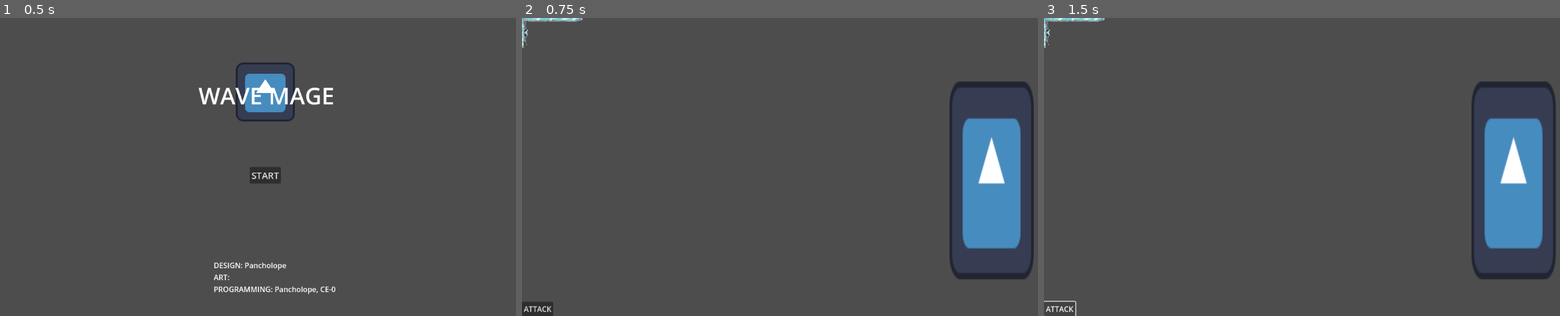
Above: before the commit, frames 1-3 (left to right).
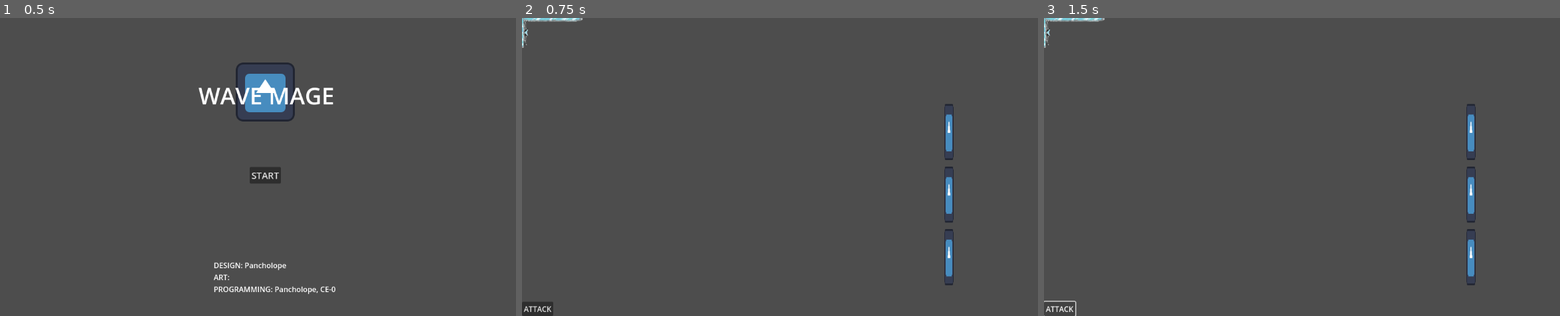
Above: after the commit, the same moments.

Repository: pancholope321/Wave-Mage
Game: Godot game, scene res://Scenes/mainMenu.tscn
Same seed, same stepped clock (60 frames per second), same inputs: the game is played once before the commit and once after it. The project has no main scene, so this scene is started directly. The engine's default icon, where the game draws it, is replaced by a stand-in: a white triangle on a blue panel in a dark square. Sound files missing from this copy of the repository are replaced by a short silence.
Inputs:
- Up to frame 1 (0.5 s): no input
- Up to frame 2 (0.75 s): click "START" at 0.5 s
- Up to frame 3 (1.5 s): click "ATTACK" at 1.25 s

Frame 1 is identical in both runs. In frame 2, 6.8% of the frame differs, in the area x 81-100%, y 21-90%; in frame 3, 6.8%.
Error before the commit: Invalid access to property or key 'id' on a base object of type 'Dictionary'. (res://Scripts/Game/wave_controller.gd:139)
Error after the commit: Invalid access to property or key 'id' on a base object of type 'Dictionary'. (res://Scripts/Game/wave_controller.gd:151)

Commit message:
enemies added

Diff:
--- a/ConfigFiles/structure_information_relation.json
+++ b/ConfigFiles/structure_information_relation.json
@@ -2,7 +2,8 @@
 "power_player_functions":{
 	"power_template":{"start_function_path":"functionPath","start_function":"functionName","structure":"structurePath"},
 	"mirror":{"structure":"res://Structures/mirror.tscn"},
-	"duplicatePower":{"structure":"res://Structures/duplicator.tscn"}
+	"duplicatePower":{"structure":"res://Structures/duplicator.tscn"},
+	"enemy1":{"structure":"res://Structures/Enemies/enemy_1.tscn"}
 },
 "power_image":{
 	"mirror":"res://Sprites/Structure Sprites/silver_mirror.png",
@@ -10,11 +11,13 @@
 },
 "power_name":{
 	"mirror":"Mirror",
-	"duplicatePower":"Duplicator"
+	"duplicatePower":"Duplicator",
+	"enemy1":"enemy"
 },
 "power_description":{
 	"mirror":"Reflects the wave",
-	"duplicatePower":"Duplicates incoming waves"
+	"duplicatePower":"Duplicates incoming waves",
+	"enemy1":"Enemy attacking"
 },
 "power_costs":{
 	"mirror":3,
--- a/Scenes/fightScene.tscn
+++ b/Scenes/fightScene.tscn
@@ -1,17 +1,10 @@
-[gd_scene load_steps=10 format=3 uid="uid://cmwrawjnsytee"]
+[gd_scene load_steps=6 format=3 uid="uid://cmwrawjnsytee"]
 
-[ext_resource type="Texture2D" uid="uid://ck8qkbfchmk86" path="res://icon.svg" id="1_d1vt0"]
 [ext_resource type="Script" uid="uid://l8qslq27mojq" path="res://Scripts/Game/wave_controller.gd" id="1_viax6"]
-[ext_resource type="Script" uid="uid://c6bo20mmlploh" path="res://Scripts/enemyOrganizator.gd" id="1_yk4my"]
 [ext_resource type="Script" uid="uid://dtvjko8dykvcr" path="res://Scripts/Game/structure_pos_controller.gd" id="4_57ar5"]
 [ext_resource type="Script" uid="uid://cnm4t5s4fmlbr" path="res://Scripts/Game/audio_controller.gd" id="5_57ar5"]
 [ext_resource type="AudioStream" uid="uid://7ay8ebudw6np" path="res://Sound/Music/Wavemage battle theme intro.wav" id="6_7aek1"]
 [ext_resource type="AudioStream" uid="uid://cuks8s6kxd831" path="res://Sound/Music/Wavemage battle theme main loop.wav" id="7_jag4a"]
-
-[sub_resource type="ShaderMaterial" id="ShaderMaterial_yk4my"]
-
-[sub_resource type="RectangleShape2D" id="RectangleShape2D_7aek1"]
-size = Vector2(182, 420)
 
 [node name="fight" type="Node2D"]
 
@@ -21,30 +14,23 @@
 [node name="waveStart" type="Node2D" parent="."]
 position = Vector2(198, 327)
 
-[node name="enemyP1" type="Area2D" parent="." node_paths=PackedStringArray("point1", "point2")]
-position = Vector2(930, 149)
-script = ExtResource("1_yk4my")
-point1 = NodePath(".")
-point2 = NodePath("enemyP2")
+[node name="Marker2D" type="Marker2D" parent="."]
+position = Vector2(930, 330)
 
-[node name="Sprite2D" type="Sprite2D" parent="enemyP1"]
-material = SubResource("ShaderMaterial_yk4my")
-position = Vector2(89.5, 204)
-scale = Vector2(1.42969, 3.35938)
-texture = ExtResource("1_d1vt0")
+[node name="enemy_container" type="VBoxContainer" parent="Marker2D"]
+anchors_preset = 15
+anchor_right = 1.0
+anchor_bottom = 1.0
+offset_left = -5.0
+offset_top = -209.0
+offset_bottom = 195.0
+grow_horizontal = 2
+grow_vertical = 2
 
-[node name="enemyP2" type="Node2D" parent="enemyP1"]
-position = Vector2(-1, 410)
-
-[node name="CollisionShape2D" type="CollisionShape2D" parent="enemyP1"]
-position = Vector2(81, 200)
-shape = SubResource("RectangleShape2D_7aek1")
-
-[node name="waveController" type="Node2D" parent="." node_paths=PackedStringArray("wave_start", "enemyPoint1", "enemyPoint2")]
+[node name="waveController" type="Node2D" parent="." node_paths=PackedStringArray("wave_start", "enemy_container")]
 script = ExtResource("1_viax6")
 wave_start = NodePath("../waveStart")
-enemyPoint1 = NodePath("../enemyP1")
-enemyPoint2 = NodePath("../enemyP1/enemyP2")
+enemy_container = NodePath("../Marker2D/enemy_container")
 
 [node name="structurePosController" type="Node2D" parent="." node_paths=PackedStringArray("waveController")]
 script = ExtResource("4_57ar5")
--- a/Scripts/Game/structure_pos_controller.gd
+++ b/Scripts/Game/structure_pos_controller.gd
@@ -14,6 +14,11 @@
 	"duplicatePower":{}
 	}
 }
+var enemy_json={
+"enemy_count":{
+	"enemy1":3
+	}
+}
 @export var debug=false
 
 @export var waveController:Node2D
@@ -25,9 +30,9 @@
 	if check_file_exists(file_path) and !debug:
 		print("File exists!")
 		var final_json=load_json_config(file_path)
-		waveController.create_list_of_powers(final_json.unlocked_powers,structureJson.power_player_functions)
+		waveController.create_list_of_powers(enemy_json.enemy_count,final_json.unlocked_powers,structureJson.power_player_functions)
 	else:
-		waveController.create_list_of_powers(test_json.unlocked_powers,structureJson.power_player_functions)
+		waveController.create_list_of_powers(enemy_json.enemy_count,test_json.unlocked_powers,structureJson.power_player_functions)
 		print("File does not exist!")
 
 
--- a/Scripts/Game/wave_controller.gd
+++ b/Scripts/Game/wave_controller.gd
@@ -1,31 +1,44 @@
 extends Node2D
 
 @export var wave_start:Node2D
-@export var enemyPoint1:Area2D
-@export var enemyPoint2:Node2D
-
+@export var enemy_container:VBoxContainer
 var script_instances = {}
 
 var Structures = []
-var enemyList
+var enemyList=[]
 var power_file_relation
 func _ready() -> void:
 	power_file_relation = await load_json_config("res://ConfigFiles/structure_file_relation.json")
 	#attack(1)
-	enemyList=[enemyPoint1]
+
 
 var listOfPowers=[]
-func create_list_of_powers(PowerJson,structureJson):
+func create_list_of_powers(enemyJson,PowerJson,structureJson):
 	listOfPowers=[]
-	var dict = {"id":0,
-		"powerName": "enemy",
-		"startPos": enemyPoint1,
-		"endPos": enemyPoint2,
-		"node":enemyPoint1
-	}
-	listOfPowers.append(dict)
+	var index=0
+	var keys_enemy=enemyJson.keys()
+	for key in keys_enemy:
+		for i in range(enemyJson[key]):
+			var path=structureJson[key].structure
+			var pathloaded=load(path)
+			var instance=pathloaded.instantiate()
+			var container=MarginContainer.new()
+			container.size_flags_vertical = Control.SIZE_EXPAND | Control.SIZE_SHRINK_CENTER
+
+			enemy_container.add_child(container)
+			container.add_child(instance)
+			instance.setup_wave_starting_point(wave_start.global_position)
+			var newDict={
+			"id":index,
+			"powerName": "enemy",
+			"startPos": instance.get_two_points()[0],
+			"endPos": instance.get_two_points()[1],
+			"node":instance}
+			enemyList.append(instance)
+			index+=1
+			listOfPowers.append(newDict)
 	var keys=PowerJson.keys()
-	var index=1
+
 	for key in keys:
 		for i in range(PowerJson[key]):
 			var path=structureJson[key].structure
@@ -91,7 +104,6 @@
 	activate_end_round()
 
 func activate_end_round():
-	print("enemyList", enemyList)
 	for enemy in enemyList:
 		if !enemy.is_alive():
 			enemyList.erase(enemy)
--- /dev/null
+++ b/Structures/Enemies/enemy_1.tscn
@@ -0,0 +1,27 @@
+[gd_scene load_steps=5 format=3 uid="uid://bokpwd7wpqxvp"]
+
+[ext_resource type="Script" uid="uid://c6bo20mmlploh" path="res://Scripts/enemyOrganizator.gd" id="1_1ydr5"]
+[ext_resource type="Texture2D" uid="uid://ck8qkbfchmk86" path="res://icon.svg" id="2_agpfj"]
+
+[sub_resource type="ShaderMaterial" id="ShaderMaterial_yk4my"]
+
+[sub_resource type="RectangleShape2D" id="RectangleShape2D_7aek1"]
+size = Vector2(19, 123)
+
+[node name="enemyP1" type="Area2D" node_paths=PackedStringArray("point1", "point2")]
+script = ExtResource("1_1ydr5")
+point1 = NodePath(".")
+point2 = NodePath("enemyP2")
+
+[node name="Sprite2D" type="Sprite2D" parent="."]
+material = SubResource("ShaderMaterial_yk4my")
+position = Vector2(2, 60.9999)
+scale = Vector2(0.15625, 0.953126)
+texture = ExtResource("2_agpfj")
+
+[node name="enemyP2" type="Node2D" parent="."]
+position = Vector2(0, 122)
+
+[node name="CollisionShape2D" type="CollisionShape2D" parent="."]
+position = Vector2(1.5, 61.5)
+shape = SubResource("RectangleShape2D_7aek1")
